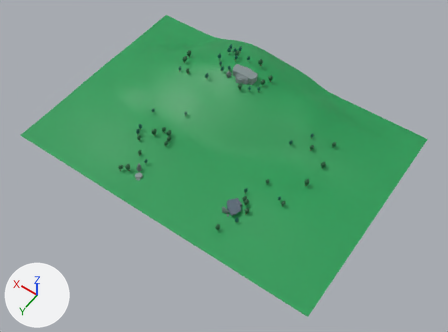
Before and after pictures for a commit that changed the FBX model Assets/Meshes/Ground_001.fbx.
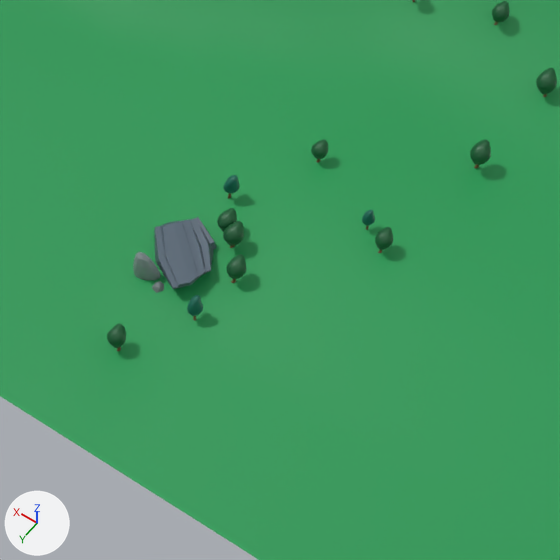
Each version is shown whole from a camera (50 mm lens) standing at (-304.6, 271.6, 551.7) and looking at (-50.7, -83.9, -6.9), then close up on the part from 42% to 73% of the width and 44% to 85% of the height. The axes (+X, +Y, +Z) are drawn at lower left. The lights are the same throughout. Where no turn or scale is listed for an object, it has been applied to the vertices.

Objects in the first close-up: 'Ground_001.004'.
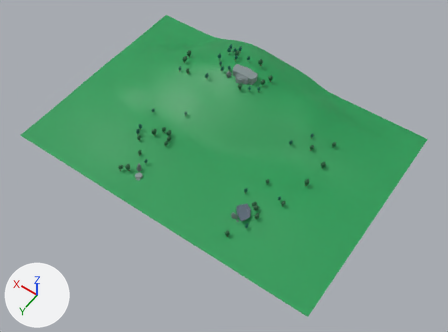
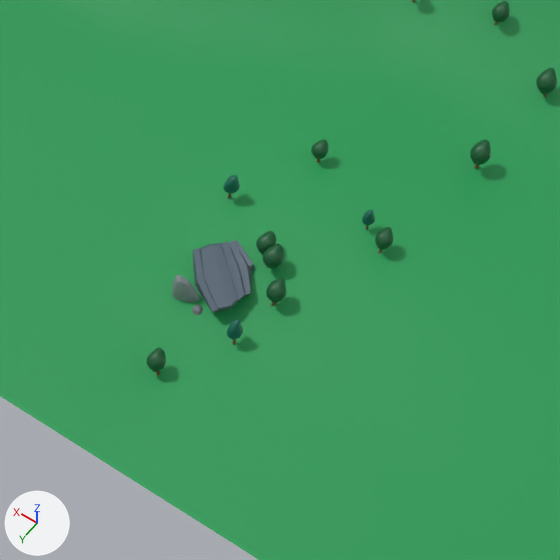
Changed parts and their boxes (x1, y1, x2, y2) in the close-ups (560 x 560 px; the box of a moved part takes in the faces that stretch with it):
```json
{"part": 1, "of": "me_plane_070", "change": "moved or reshaped", "before": [187, 295, 203, 316], "after": [227, 319, 243, 340]}
{"part": 2, "of": "me_plane_070", "change": "moved or reshaped", "before": [217, 208, 237, 232], "after": [256, 231, 276, 255]}
{"part": 3, "of": "me_plane_070", "change": "moved or reshaped", "before": [107, 323, 126, 348], "after": [147, 347, 166, 372]}
{"part": 4, "of": "me_plane_070", "change": "moved or reshaped", "before": [226, 254, 246, 279], "after": [266, 277, 286, 303]}
{"part": 5, "of": "me_plane_070", "change": "moved or reshaped", "before": [223, 221, 244, 246], "after": [263, 244, 283, 269]}
{"part": 6, "of": "me_plane_070", "change": "moved or reshaped", "before": [154, 217, 216, 289], "after": [193, 240, 255, 313]}
{"part": 7, "of": "me_plane_070", "change": "moved or reshaped", "before": [152, 281, 164, 293], "after": [192, 305, 203, 315]}
{"part": 8, "of": "me_plane_070", "change": "moved or reshaped", "before": [133, 252, 161, 280], "after": [172, 275, 199, 302]}
```

Edits to the scene script, one JSON object a line:
```json
{"block": "me_plane_070", "where": "me_plane_070.from_pydata(...)  # 13299 vertices, 13355 faces; spans x -224.0..167.0, y -250.0..22.0, z -3.0..47.0"}
{"block": "me_plane_070", "where": "# used by ob_ground_001_004; location = (0.0, 0.0, 0.0)"}
{"block": "me_plane_070", "change": "me_plane_070 part 1: the loose piece of 194 vertices spanning x -111.0..-107.0, y -28.0..-23.0, z 3.0..10.0 is moved by (-12.0, 0.0, 0.0)"}
{"block": "me_plane_070", "change": "me_plane_070 part 2: the loose piece of 242 vertices spanning x -104.0..-99.0, y -55.0..-49.0, z 4.0..10.0 is moved by (-12.0, 0.0, 0.0)"}
{"block": "me_plane_070", "change": "me_plane_070 part 3: the loose piece of 194 vertices spanning x -100.0..-95.0, y -10.0..-4.0, z 2.0..8.0 is moved by (-12.0, 0.0, 0.0)"}
{"block": "me_plane_070", "change": "me_plane_070 part 4: the loose piece of 194 vertices spanning x -114.0..-109.0, y -44.0..-38.0, z 4.0..11.0 is moved by (-12.0, 0.0, 0.0)"}
{"block": "me_plane_070", "change": "me_plane_070 part 5: the loose piece of 194 vertices spanning x -108.0..-103.0, y -52.0..-46.0, z 4.0..11.0 is moved by (-12.0, 0.0, 0.0)"}
{"block": "me_plane_070", "change": "me_plane_070 part 6: the loose piece of 74 vertices spanning x -106.0..-84.0, y -51.0..-27.0, z -1.0..7.0 is moved by (-12.0, 0.0, 0.0)"}
{"block": "me_plane_070", "change": "me_plane_070 part 7: the loose piece of 19 vertices spanning x -98.0..-94.0, y -29.0..-26.0, z 0.0..2.0 is moved by (-12.0, 0.0, 0.0)"}
{"block": "me_plane_070", "change": "me_plane_070 part 8: the loose piece of 62 vertices spanning x -95.0..-88.0, y -31.0..-27.0, z -3.0..10.0 is moved by (-12.0, 0.0, 0.0)"}
```
